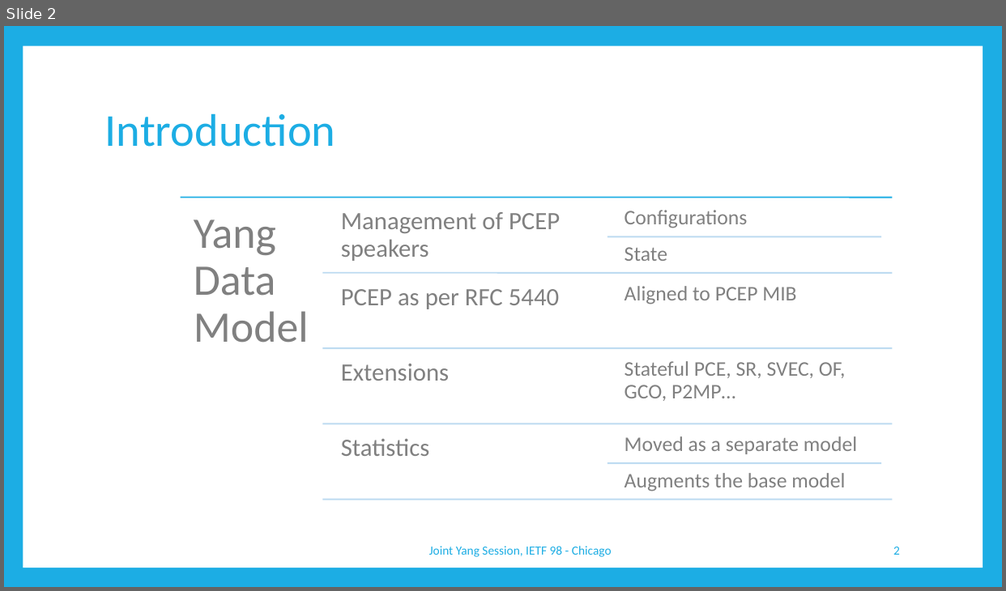
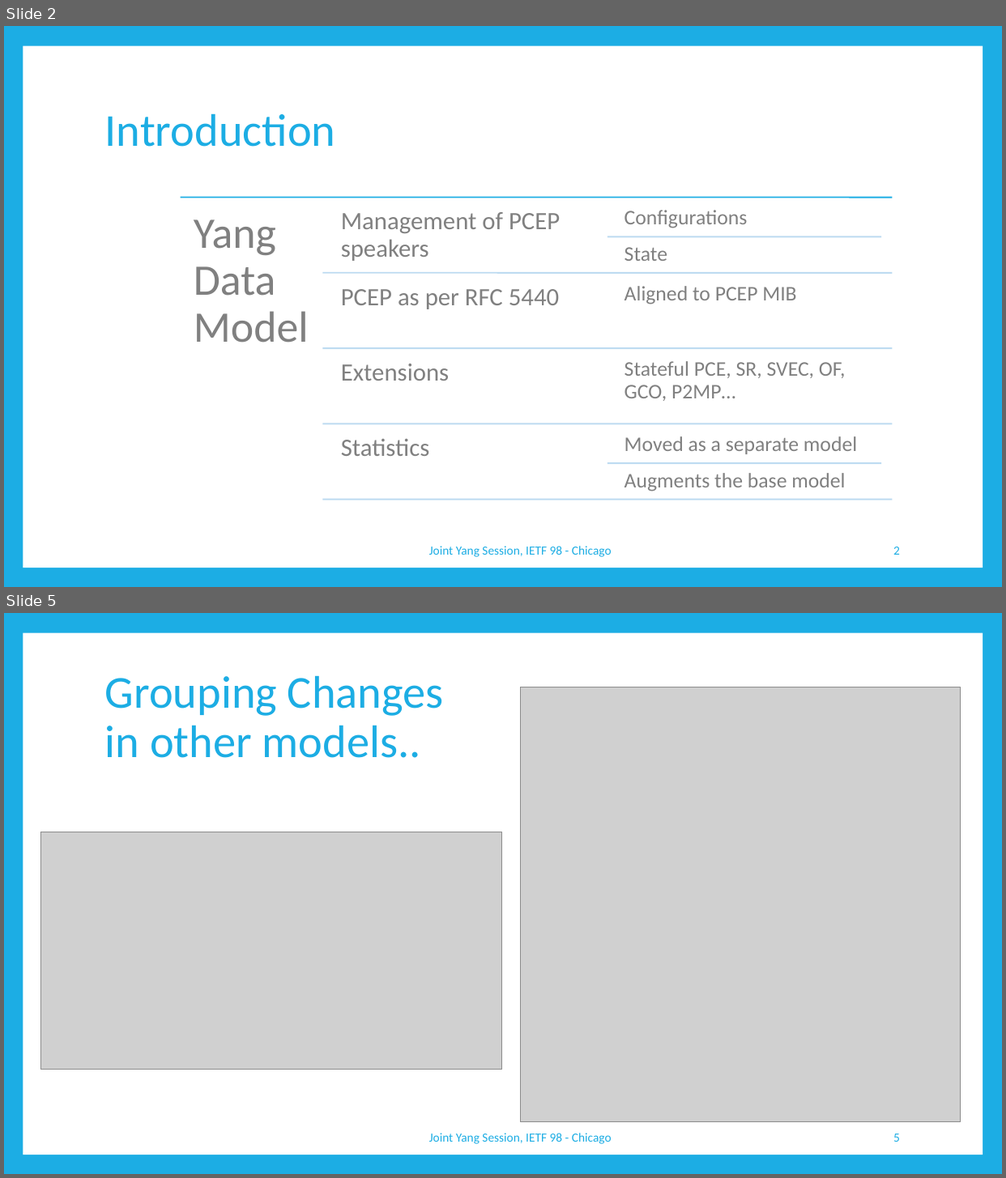
Before and after one commit to dhruvdhody-huawei/98, a slide deck: draft-ietf-pce-pcep-yang-02.pptx. Shown one above the other, each under a label of ours: slide 2 before the commit, slides 2 and 5 after it; the slides between them are not shown. The pictures are 1006x591 and 1006x1178 pixels, drawn with LibreOffice and Linux fonts; fonts in the diff are those of the drawing; grey boxes stand for pictures. Boxes give left, top, right and bottom in pixels: in the first picture for what was removed or moved away, otherwise in the second. Text is boxed around its words. In the diff, an @@ line names an element or a change of style, - is before the commit and + after.

Commit message:
pcep-yang as sent to tarek

```diff
--- a/draft-ietf-pce-pcep-yang-02.pptx
+++ b/draft-ietf-pce-pcep-yang-02.pptx
@@ slide 5 added at (4,613,1002,1174), background #1CADE4; not listed: 1 template element that a slide beside it also shows @@
@@ title added at (105,675,444,758), 44 pt, text #1CADE4 @@
+Grouping Changes
+in other models..
@@ picture added at (521,687,960,1122) @@
@@ picture added at (40,833,502,1070) @@
@@ text added at (429,1133,612,1144), 12 pt, text #1CADE4 @@
+Joint Yang Session, IETF 98 - Chicago
@@ page number added at (893,1134,900,1142), 12 pt, text #1CADE4 @@
+5
```
Also in this commit, not shown: 2 slides changed, 3 other slides added, 1 other file.
